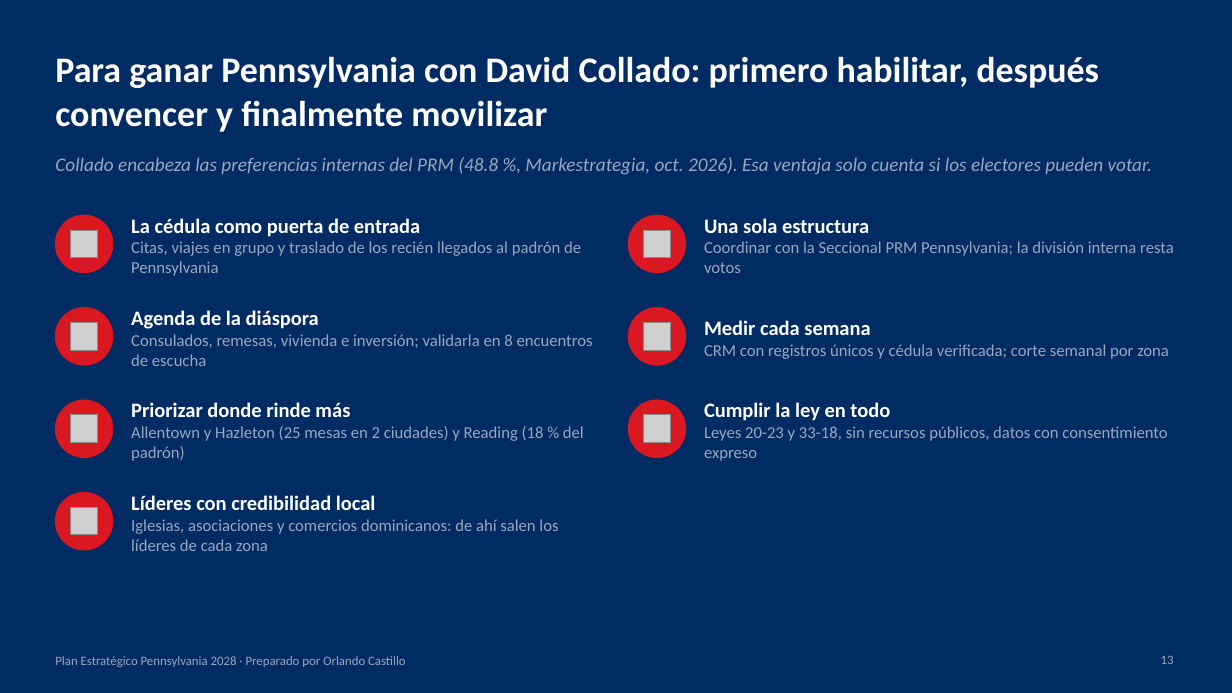
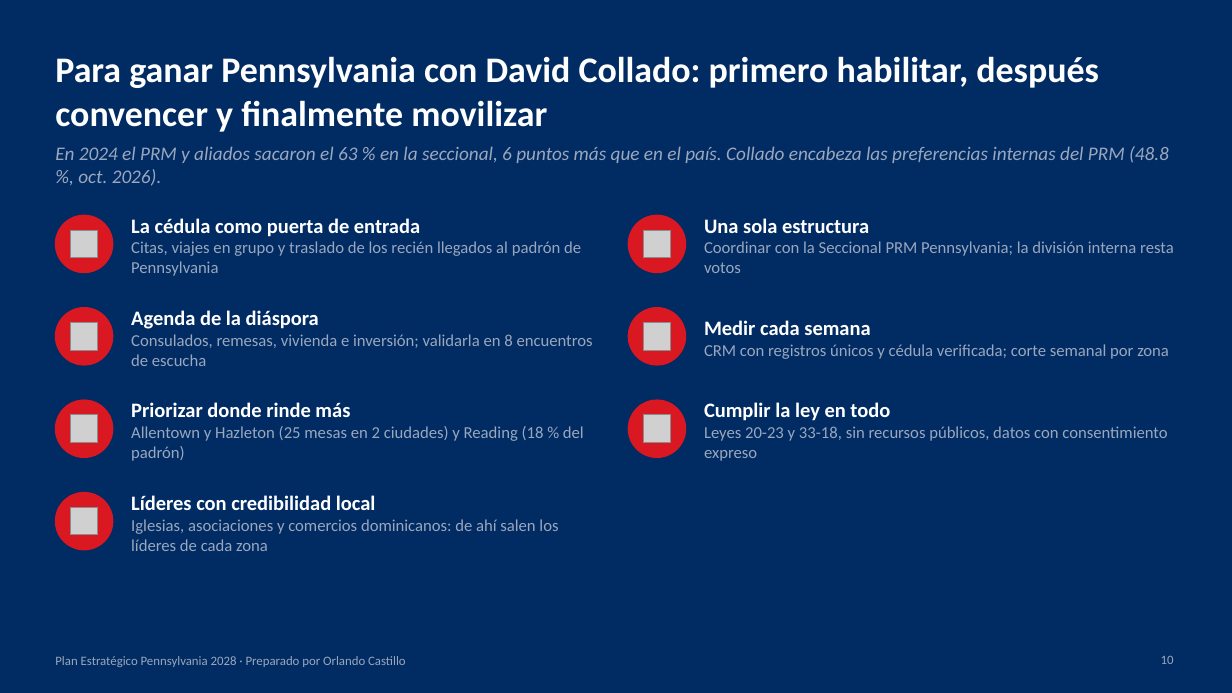
Before and after one commit to rcastillo9556/pdf-toolkit, a slide deck: slide 10 of presentaciones/Plan_Estrategico_Pennsylvania_2028.pptx (slide 13 before the commit). Drawn at 1232x693 pixels with LibreOffice and Linux fonts; fonts in the diff are those of the drawing; grey boxes stand for pictures. Boxes give left, top, right and bottom in pixels: in the first picture for what was removed or moved away, otherwise in the second. Text is boxed around its words. In the diff, an @@ line names an element or a change of style, - is before the commit and + after.

```diff
--- a/presentaciones/Plan_Estrategico_Pennsylvania_2028.pptx
+++ b/presentaciones/Plan_Estrategico_Pennsylvania_2028.pptx
@@ text at box(55, 146, 1169, 186): text changed @@
-Collado encabeza las preferencias internas del PRM (48.8 %, Markestrategia, oct. 2026). Esa ventaja solo cuenta si los electores pueden votar.
+En 2024 el PRM y aliados sacaron el 63 % en la seccional, 6 puntos más que en el país. Collado encabeza las preferencias internas del PRM (48.8 %, oct. 2026).
@@ page number at box(1161, 656, 1174, 664): text changed @@
-13
+10
```
Also in this commit, not shown: 7 other slides changed, 4 slides removed, 2 other files.
